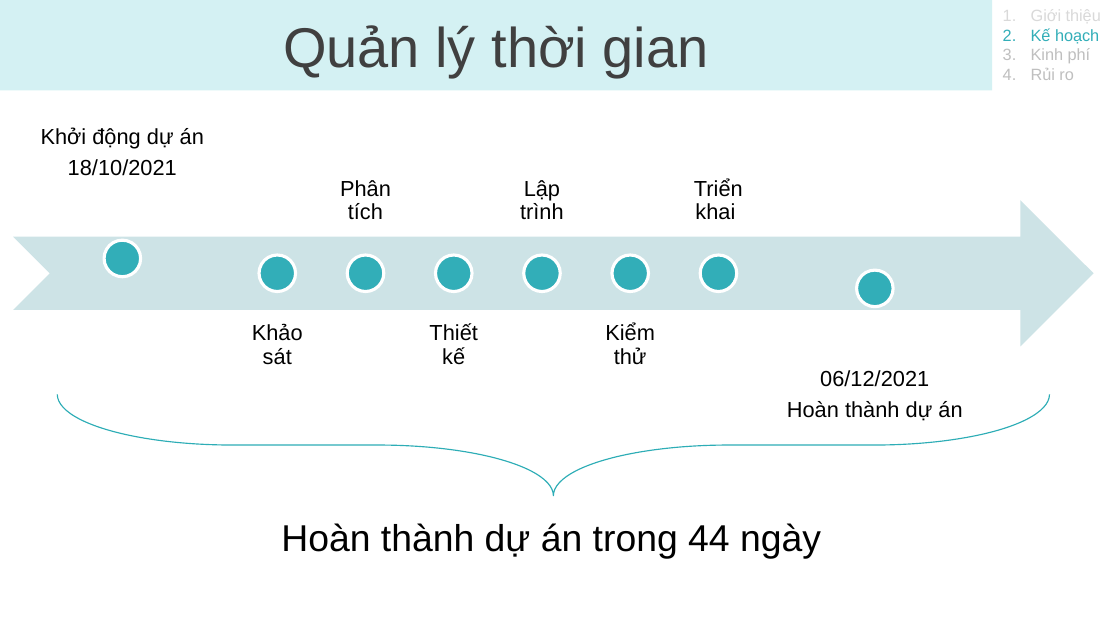
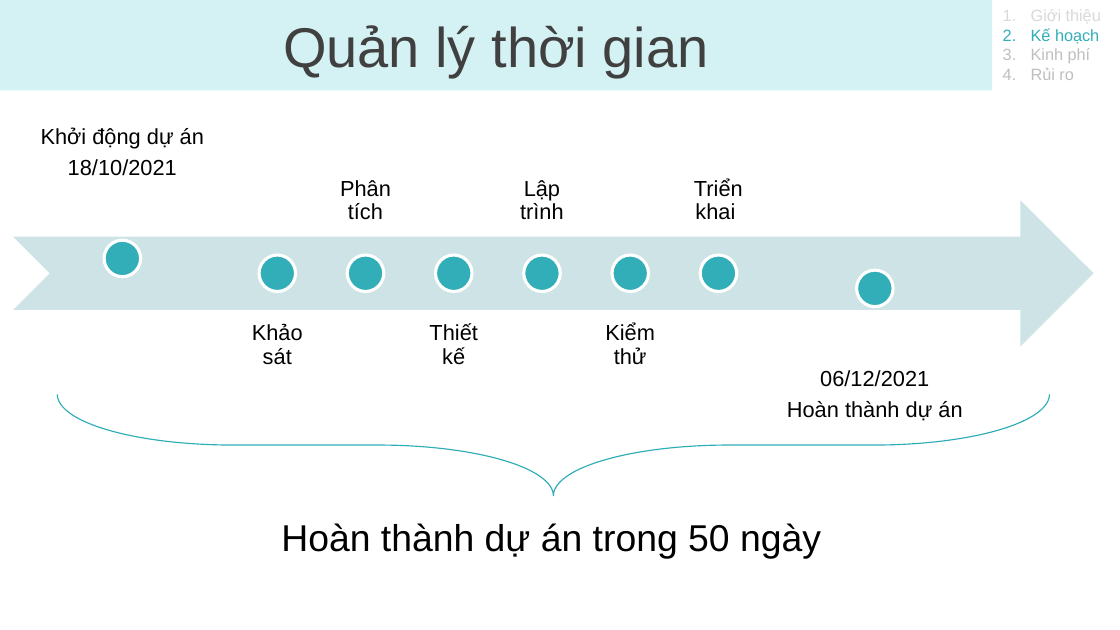
Before and after one commit to bapnam/DoAn_QTTinHoc, a slide deck: slide 8 of Nhom07/BaoCao.pptx. Drawn at 1120x630 pixels with LibreOffice and Linux fonts; fonts in the diff are those of the drawing. Boxes give left, top, right and bottom in pixels: in the first picture for what was removed or moved away, otherwise in the second. Text is boxed around its words. In the diff, an @@ line names an element or a change of style, - is before the commit and + after.

```diff
--- a/Nhom07/BaoCao.pptx
+++ b/Nhom07/BaoCao.pptx
@@ text at bbox=[281, 523, 821, 559]: text changed @@
-Hoàn thành dự án trong 44 ngày
+Hoàn thành dự án trong 50 ngày
```
Also in this commit, not shown: 9 other slides changed, 1 slide added, 4 other files.
